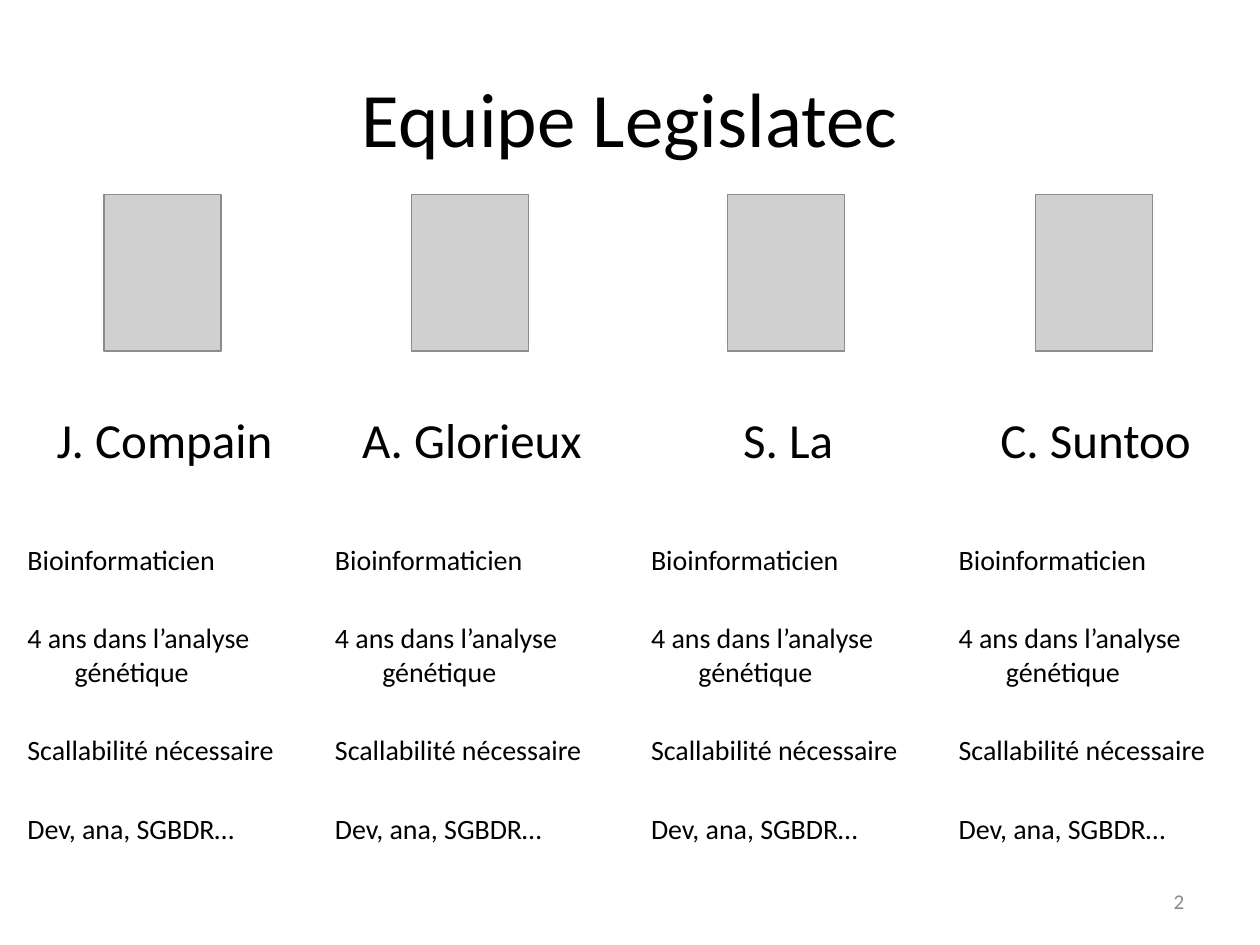
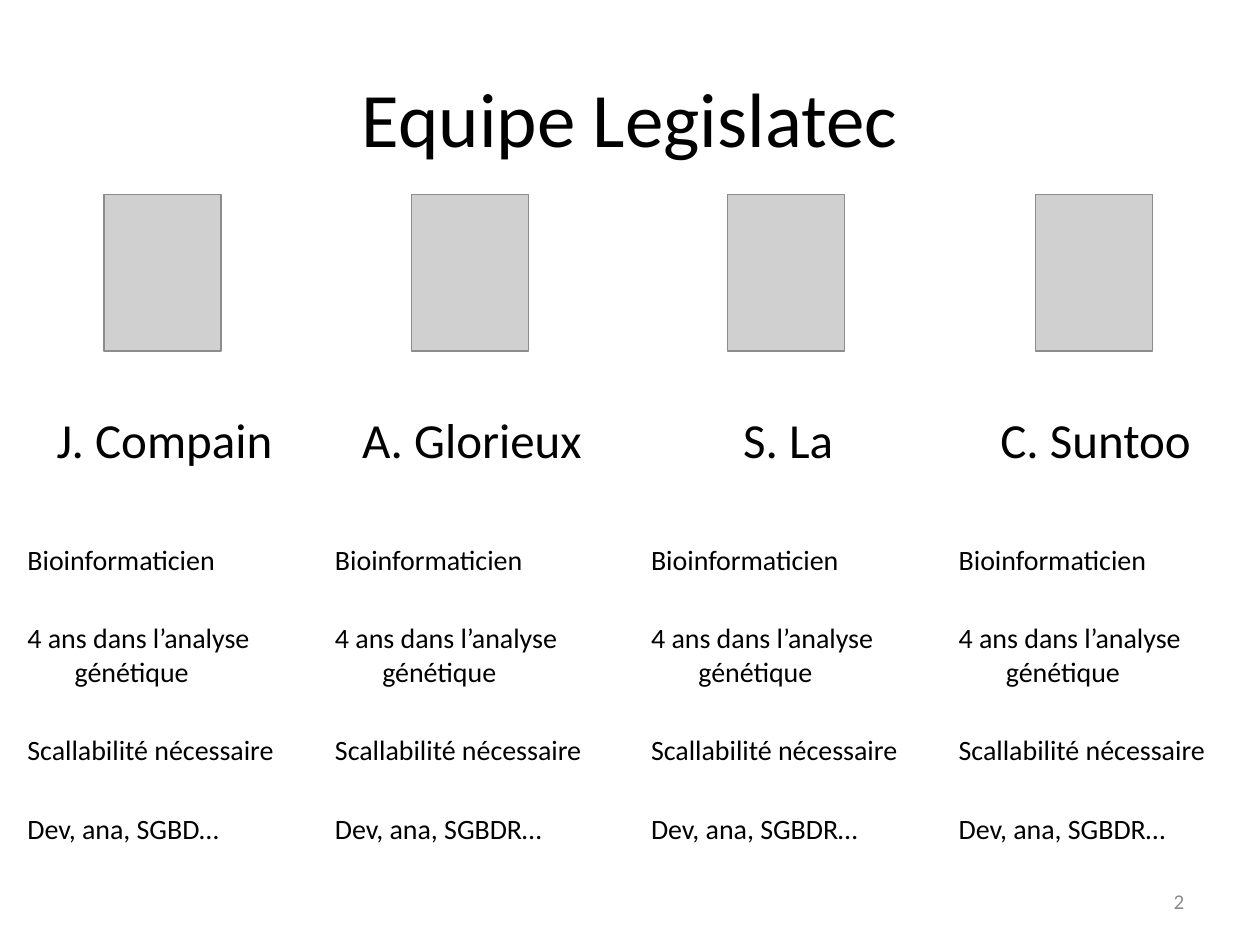
Before and after one commit to jeromeCompain/Legislatec, a slide deck: slide 2 of Présentation0_1.pptx. Drawn at 1260x945 pixels with LibreOffice and Linux fonts; fonts in the diff are those of the drawing; grey boxes stand for pictures. Boxes give left, top, right and bottom in pixels: in the first picture for what was removed or moved away, otherwise in the second. Text is boxed around its words. In the diff, an @@ line names an element or a change of style, - is before the commit and + after.

```diff
--- a/Présentation0_1.pptx
+++ b/Présentation0_1.pptx
@@ text at <box>27,821,219,843</box>: text changed @@
-Dev, ana, SGBDR…
+Dev, ana, SGBD…
```
Also in this commit, not shown: 4 slides added.
